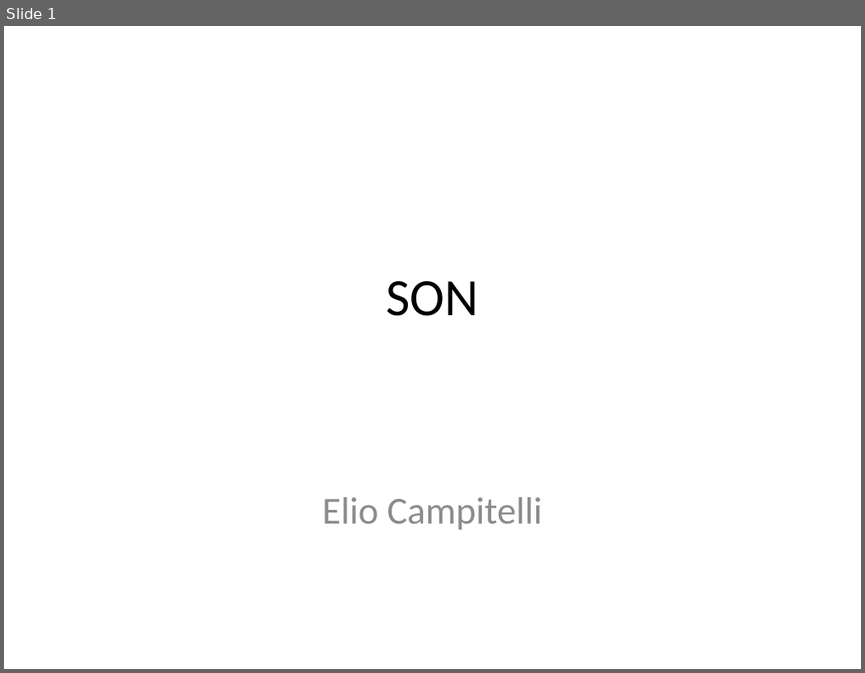
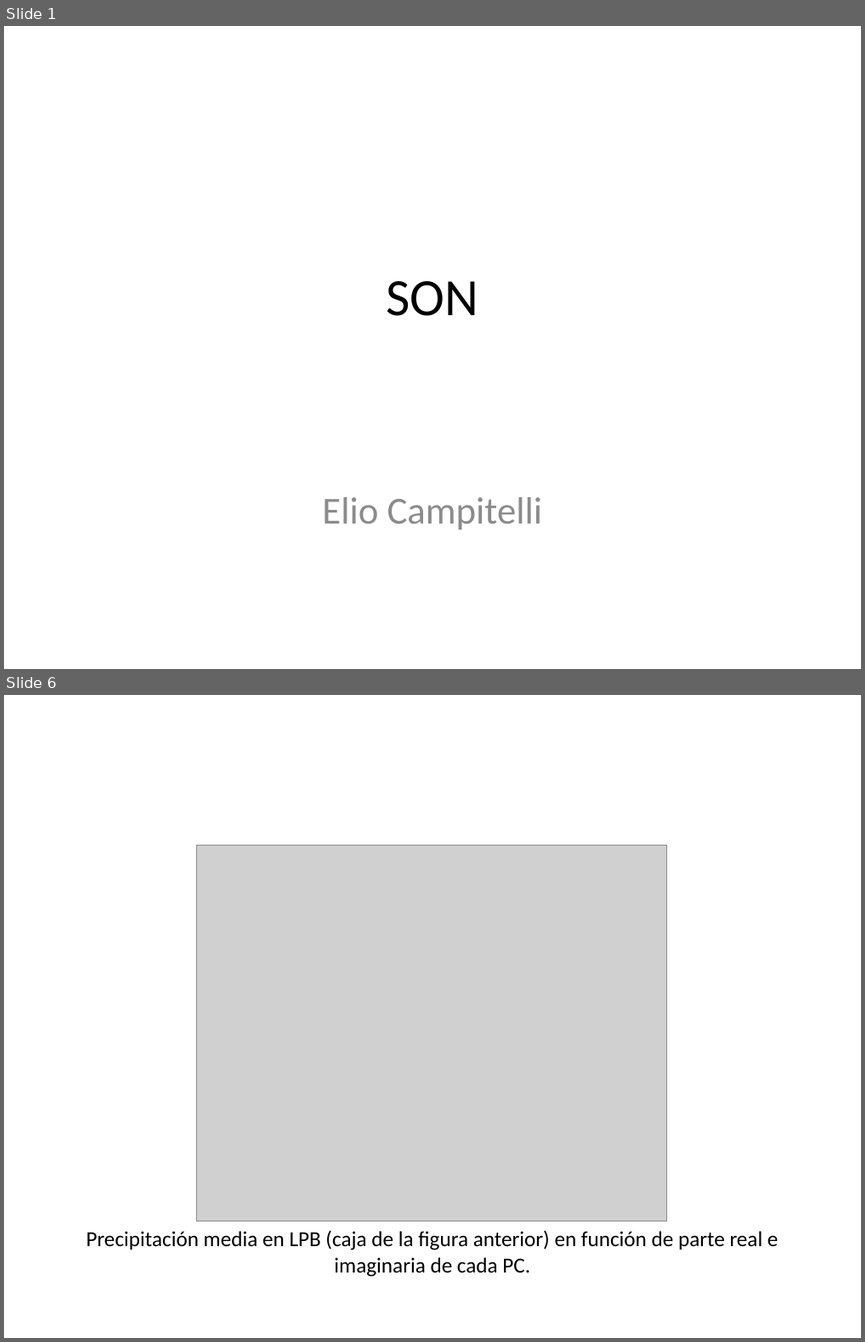
Before and after one commit to eliocamp/onda3, a slide deck: 23-mas_SON.pptx. Shown one above the other, each under a label of ours: slide 1 before the commit, slides 1 and 6 after it; the slides between them are not shown. The pictures are 865x673 and 865x1342 pixels, drawn with LibreOffice and Linux fonts; fonts in the diff are those of the drawing; grey boxes stand for pictures. Boxes give left, top, right and bottom in pixels: in the first picture for what was removed or moved away, otherwise in the second. Text is boxed around its words. In the diff, an @@ line names an element or a change of style, - is before the commit and + after.

```diff
--- a/23-mas_SON.pptx
+++ b/23-mas_SON.pptx
@@ slide 6 added at (4, 695, 861, 1338), background #FFFFFF @@
@@ picture added at (197, 845, 667, 1221) @@
@@ text added at (86, 1230, 778, 1276), 18 pt, text #000000 @@
+Precipitación media en LPB (caja de la figura anterior) en función de parte real e imaginaria de cada PC.
```
Also in this commit, not shown: 4 other slides added, 3 slides removed, 1 other file.
